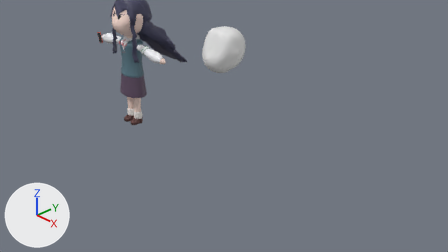
Before and after pictures for a commit that changed the Blender file 100Kano/Kusuri/Kusuri small.blend.
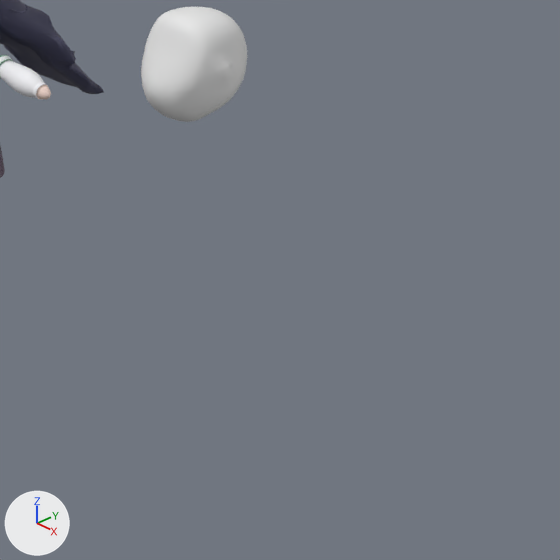
Each version is shown from the file's camera 'Camera', then close up on the part from 32% to 83% of the width and 9% to 100% of the height. Lighting does not change. The marker at lower left points along +X, +Y and +Z.

Before the edit, the objects in view are built like this:
```python
me_sphere = bpy.data.meshes.new('Sphere')
me_sphere.from_pydata(...)  # 514 vertices, 552 faces; spans x -0.88..0.88, y -0.98..1.0, z -1.07..0.87
me_sphere.polygons.foreach_set('use_smooth', [True] * 552)
me_sphere_001 = bpy.data.meshes.new('Sphere.001')
me_sphere_001.from_pydata(...)  # 6543 vertices, 6484 faces; spans x 0.0..2.47, y -0.88..0.92, z -5.14..0.96
me_sphere_001.polygons.foreach_set('use_smooth', [True] * 6484)
# faces by material slot: [1447, 701, 808, 1922, 672, 205, 53, 676]
me_sphere_001.materials.append(mat_skin)  # white #f9ddd2
me_sphere_001.materials.append(mat_colete)  # cyan #587784
me_sphere_001.materials.append(mat_skirt)  # dark purple #5f4c62
me_sphere_001.materials.append(mat_shirt)  # white #f3f3f7
me_sphere_001.materials.append(mat_stockings)  # white #f6f0eb
me_sphere_001.materials.append(mat_shoes)  # brown #694542
me_sphere_001.materials.append(mat_solas)  # brown #6e5c5a
me_sphere_001.materials.append(mat_ribbon_red)  # red #cd5256
me_sphere_004 = bpy.data.meshes.new('Sphere.004')
me_sphere_004.from_pydata(...)  # 2731 vertices, 2791 faces; spans x -1.43..1.3, y -0.77..2.85, z -2.68..1.02
me_sphere_004.polygons.foreach_set('use_smooth', [True] * 2791)
me_sphere_004.materials.append(mat_shizuka_hair)  # dark blue #464661
ob_shizuka_hair = bpy.data.objects.new('Shizuka hair', me_sphere_004)
ob_shizuka_hair.location = (-2.713, 0.0, 1.365)
ob_shizuka_hair.scale = (0.44, 0.44, 0.44)
ob_sphere = bpy.data.objects.new('Sphere', me_sphere)
ob_sphere.location = (0.0, 0.0, 1.422)
ob_sphere.scale = (0.394, 0.394, 0.394)
ob_sphere_001 = bpy.data.objects.new('Sphere.001', me_sphere_001)
ob_sphere_001.location = (-2.713, 0.0, 1.365)
ob_sphere_001.scale = (0.44, 0.44, 0.44)
_m = ob_sphere_001.modifiers.new('Mirror', 'MIRROR')
```
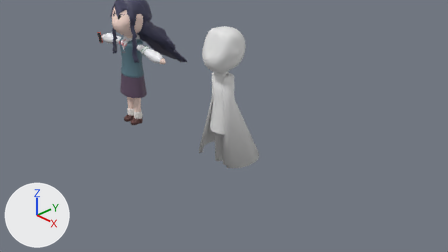
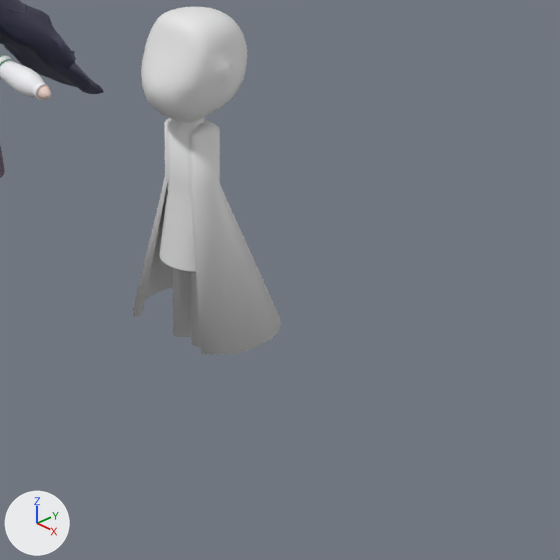
Where the change shows, as pixel boxes (x1, y1, x2, y2) in the close-ups (560 x 560 px):
'Sphere', reshaped (39% wider, 201% taller)
    before: (141, 7, 247, 122)
    after: (133, 7, 281, 355)
part 1 of me_sphere, built on
    after: (133, 117, 281, 355)

Diff of the bpy script that builds the scene:
```diff
--- a/100Kano/Kusuri/Kusuri small.blend.py
+++ b/100Kano/Kusuri/Kusuri small.blend.py
@@ me_sphere @@
 # used by ob_sphere; location = (0.0, 0.0, 1.422); scale = (0.394, 0.394, 0.394)
-me_sphere.from_pydata(...)  # 514 vertices, 552 faces; spans x -0.88..0.88, y -0.98..1.0, z -1.07..0.87
+me_sphere.from_pydata(...)  # 1013 vertices, 1038 faces; spans x -1.49..1.49, y -0.98..1.71, z -5.63..0.87
+# me_sphere part 1: 1 vertex removed from x 0.0, y -0.04, z -1.05; 500 vertices added at x -1.49..1.49, y -0.69..1.71, z -5.63..-1.12
```
